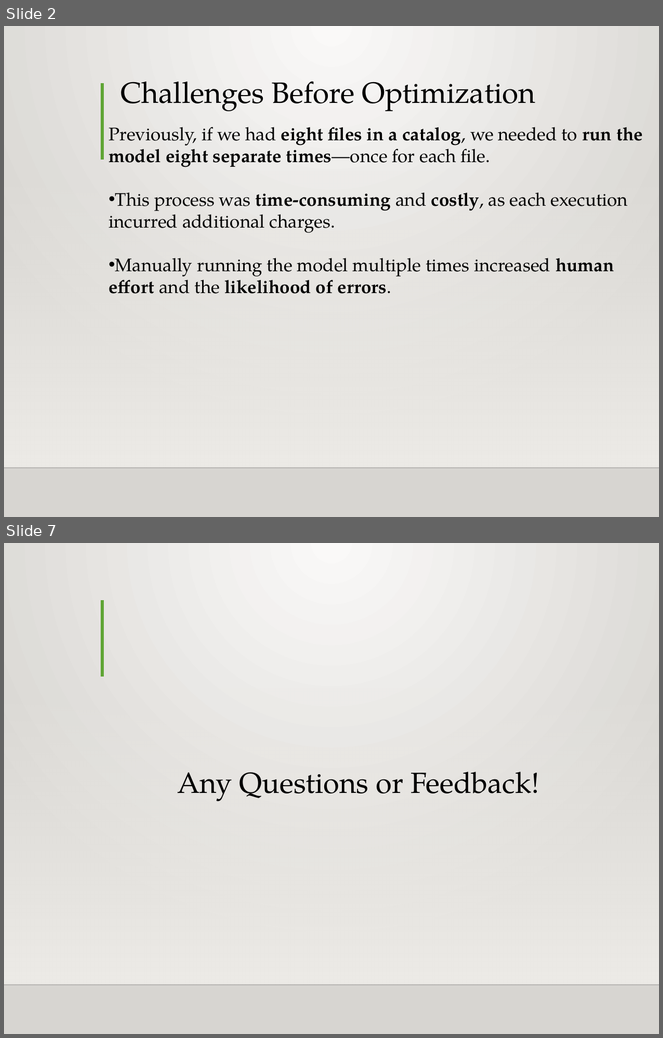
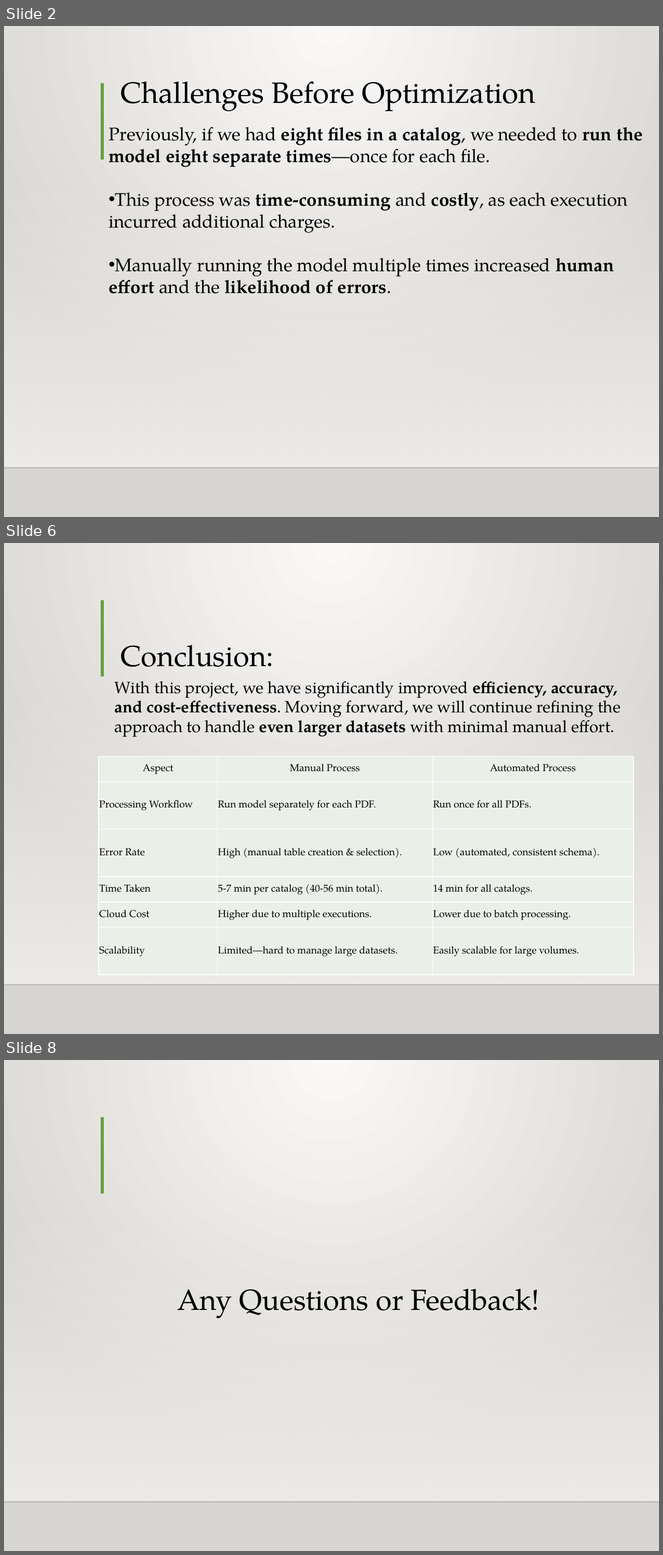
Before and after one commit to mkaushik07/Achievements, a slide deck: Presentation for BigQuery Optimization.pptx. Shown one above the other, each under a label of ours: slides 2 and 7 before the commit, slides 2, 6 and 8 after it; the slides between them are not shown. The pictures are 663x1038 and 663x1555 pixels, drawn with LibreOffice and Linux fonts; fonts in the diff are those of the drawing; background and template pictures are left out. Boxes give left, top, right and bottom in pixels: in the first picture for what was removed or moved away, otherwise in the second. Text is boxed around its words. In the diff, an @@ line names an element or a change of style, - is before the commit and + after.

```diff
--- a/Presentation for BigQuery Optimization.pptx
+++ b/Presentation for BigQuery Optimization.pptx
@@ slide 6 added at (4, 543, 659, 1034), background gradient #FAFAF9 to #D7D5D2; not listed: 3 template elements that a slide beside it also shows @@
@@ title added at (120, 645, 274, 667), 32 pt, text #000000 @@
+Conclusion:
@@ text added at (114, 681, 621, 737), 18 pt, text #000000 @@
+With this project, we have significantly improved efficiency, accuracy, and cost-effectiveness. Moving forward, we will continue refining the approach to handle even larger datasets with minimal manual effort.
@@ table added at (99, 757, 634, 976), 6 rows, 3 columns @@
+Aspect | Manual Process | Automated Process
+Processing Workflow | Run model separately for each PDF. | Run once for all PDFs.
+Error Rate | High (manual table creation & selection). | Low (automated, consistent schema).
+Time Taken | 5-7 min per catalog (40-56 min total). | 14 min for all catalogs.
+Cloud Cost | Higher due to multiple executions. | Lower due to batch processing.
+Scalability | Limited—hard to manage large datasets. | Easily scalable for large volumes.
@@ what was slide 7 is now slide 8 @@
```
Also in this commit, not shown: 4 slides changed, 1 other slide added, 1 slide removed.
